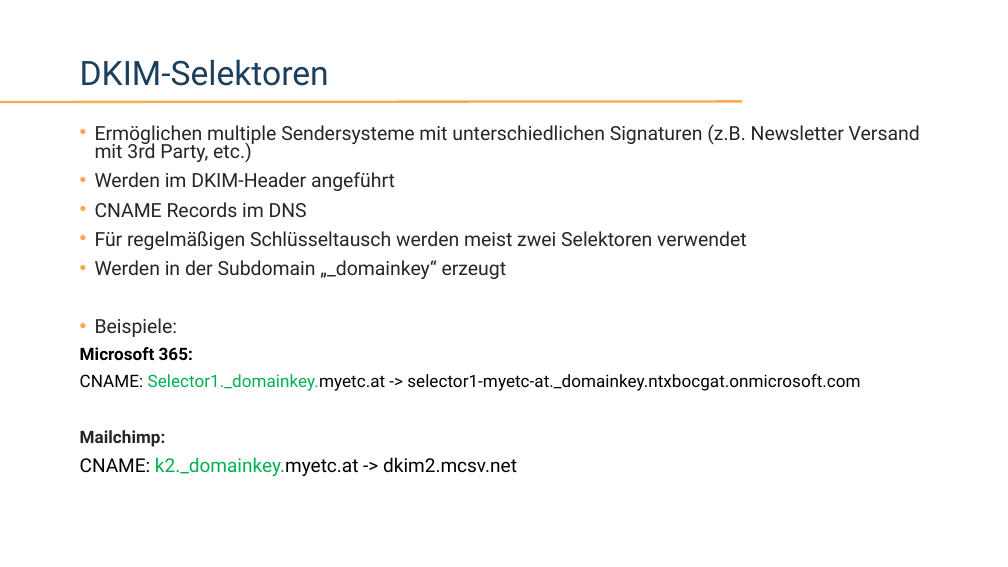
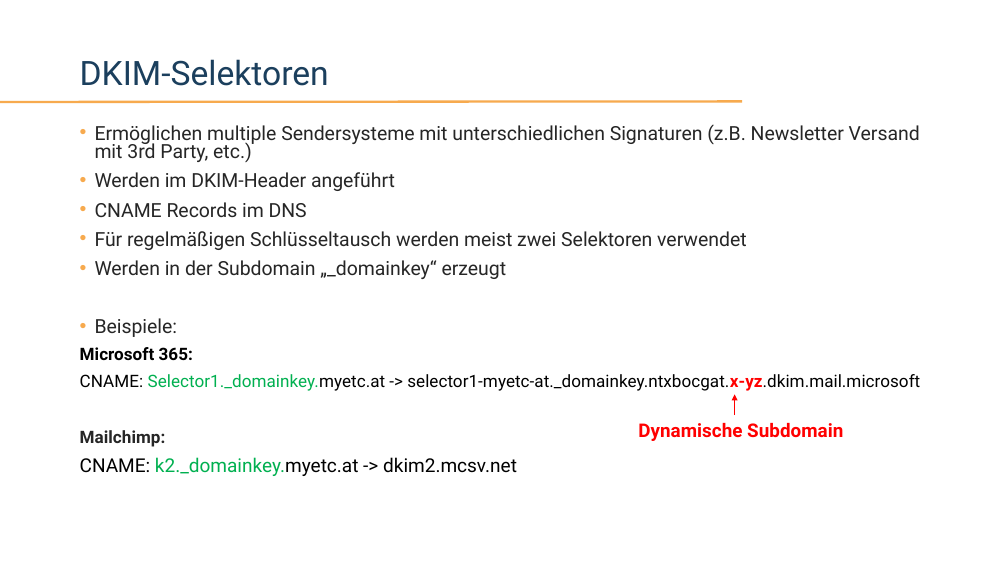
Before and after one commit to EnterpriseTrainingCenter/ExchangeServer, a slide deck: slide 26 of SMEXOP/SMEXOP_V1.3.pptx. Drawn at 1008x567 pixels with LibreOffice and Linux fonts; fonts in the diff are those of the drawing; background and template pictures are left out. Boxes give left, top, right and bottom in pixels: in the first picture for what was removed or moved away, otherwise in the second. Text is boxed around its words. In the diff, an @@ line names an element or a change of style, - is before the commit and + after.

```diff
--- a/SMEXOP/SMEXOP_V1.3.pptx
+++ b/SMEXOP/SMEXOP_V1.3.pptx
@@ text at bbox=[80, 374, 920, 391]: text changed @@
-CNAME: Selector1._domainkey.myetc.at -> selector1-myetc-at._domainkey.ntxbocgat.onmicrosoft.com
+CNAME: Selector1._domainkey.myetc.at -> selector1-myetc-at._domainkey.ntxbocgat.x-yz.dkim.mail.microsoft
@@ arrow added from (735, 415) to (735, 394), #FF0000 1.5 pt @@
@@ text added at bbox=[638, 423, 843, 441], 18.4 pt, text #FF0000, bold @@
+Dynamische Subdomain
```
Also in this commit, not shown: 3 other slides changed, 40 other files.
